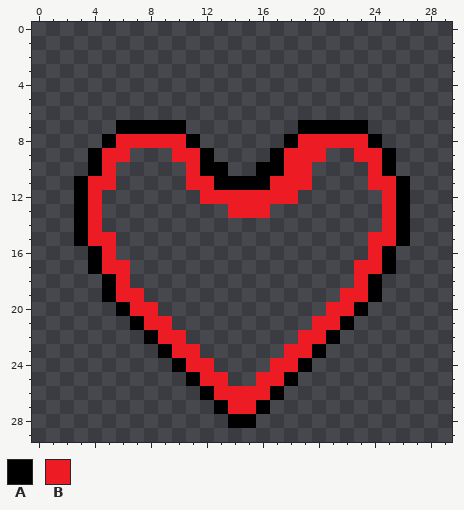
Pixel-art sprite, stored at Assets/heart_empty.png. The picture above was drawn from the file before the commit.
The file is 30x30 pixels.
Palette (. is transparent): A #000000  B #ed1c24
Now the later version:
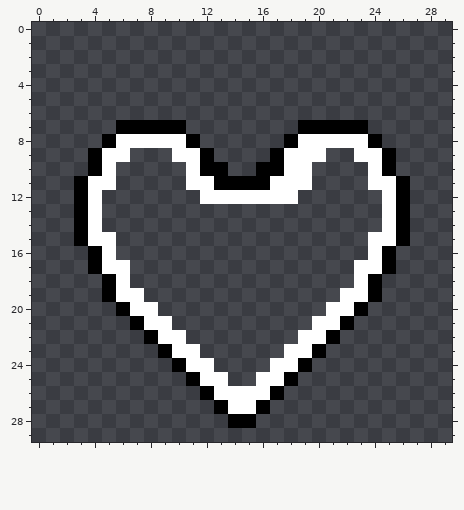
Difference:
Colour B changes from #ed1c24 to #ffffff.
Colour B is gone in row 13 at x 14 to 16.
Pixel boxes of the changes (left, top, right, bottom) in both pictures:
changed: (88, 134, 396, 414)
